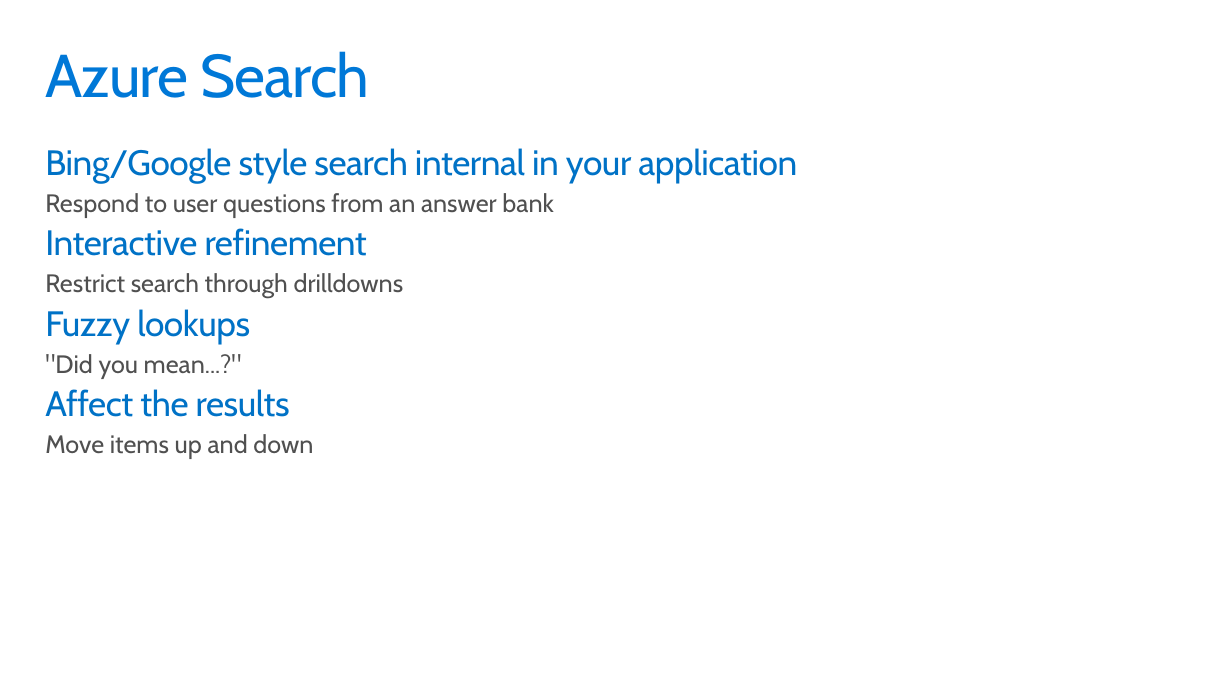
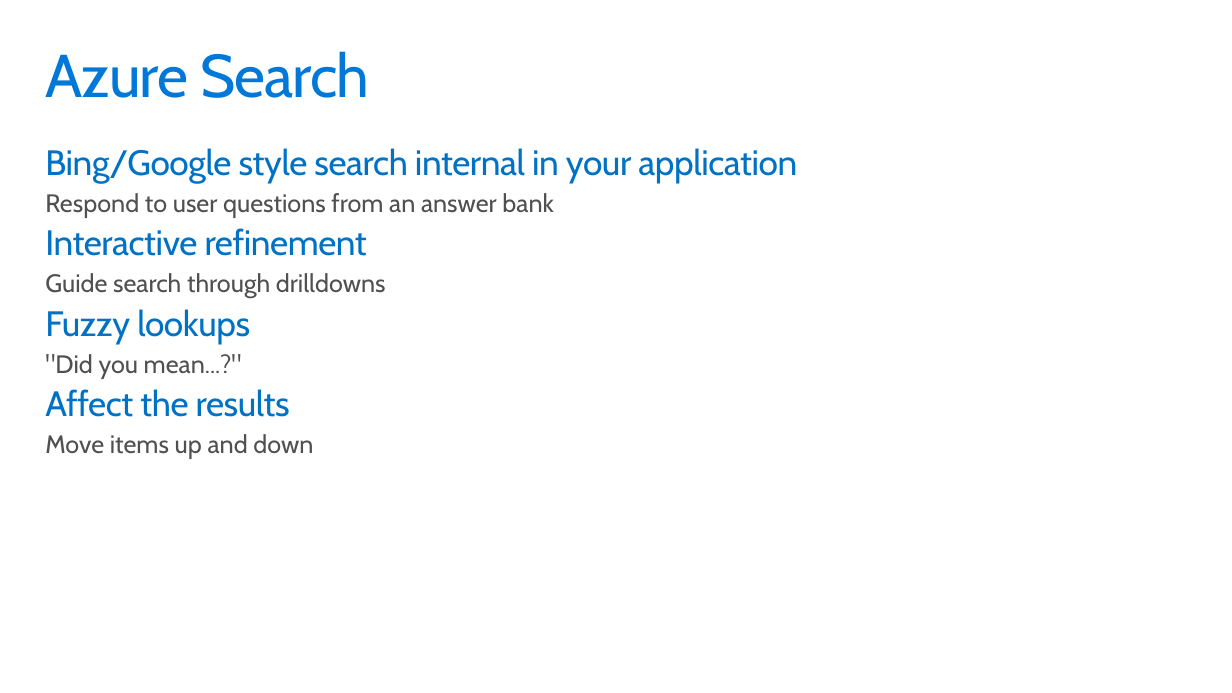
Before and after one commit to GeekTrainer/help-desk-bot-lab, a slide deck: slide 7 of Slides/4 - Knowledge base and Azure Search.pptx. Drawn at 1232x693 pixels with LibreOffice and Linux fonts; fonts in the diff are those of the drawing. Boxes give left, top, right and bottom in pixels: in the first picture for what was removed or moved away, otherwise in the second. Text is boxed around its words. In the diff, an @@ line names an element or a change of style, - is before the commit and + after.

```diff
--- a/Slides/4 - Knowledge base and Azure Search.pptx
+++ b/Slides/4 - Knowledge base and Azure Search.pptx
@@ text at [45,273,386,298]: text changed @@
-  Restrict search through drilldowns
+  Guide search through drilldowns
```
Also in this commit, not shown: 2 other files.
